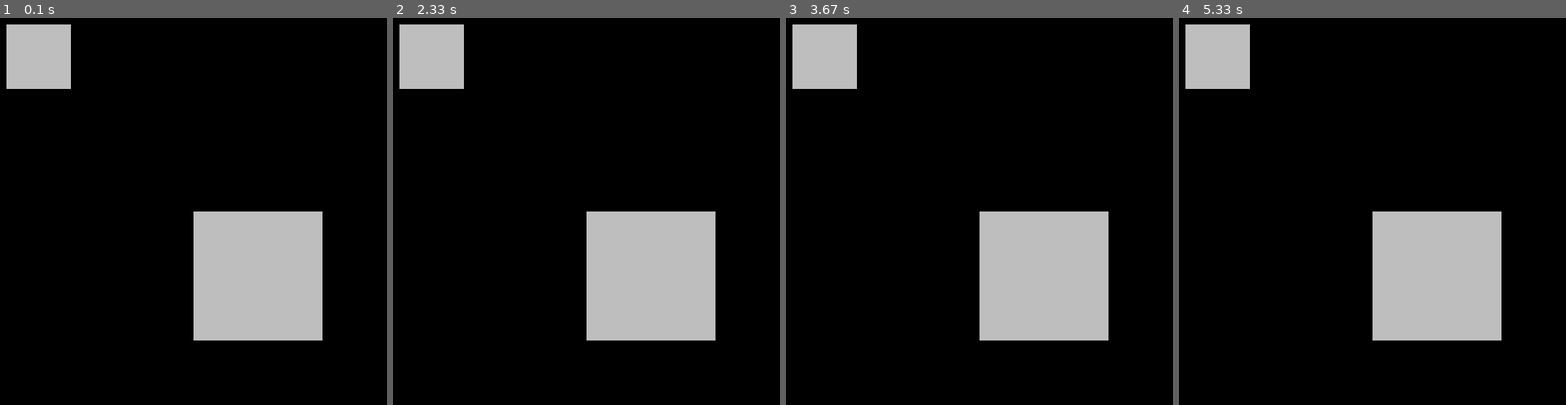
Above: before the commit, frames 1-4 (left to right).
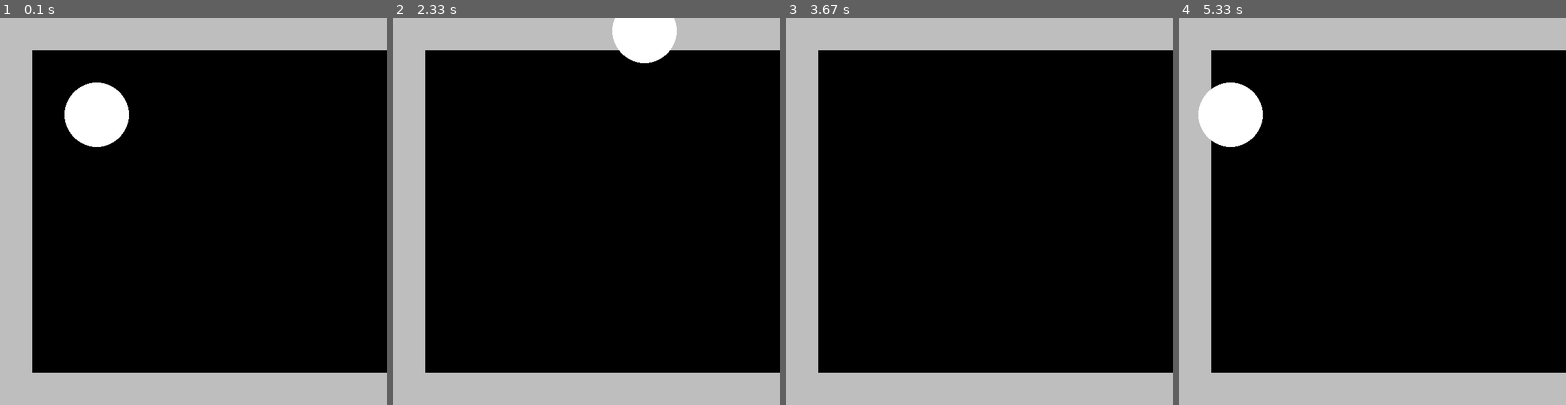
Above: after the commit, the same moments.

Repository: Lord-McSweeney/pygame_based_ngon
Game: pygame game, started from game.py
The game is run twice, just before and just after one commit, with the same random seed, the same clock (stepped at 60 frames per second) and the same inputs.
Inputs:
- Up to frame 1 (0.1 s): no input
- Up to frame 2 (2.33 s): hold Right 0.33-0.8 s; hold Up 0.83-1.13 s; hold Right 1.17-1.63 s; hold Left 1.67-2.2 s; hold Down from 2.23 s (still down)
- Up to frame 3 (3.67 s): release Down at 2.53 s; hold Left 2.57-2.97 s; hold Up 3-3.37 s
- Up to frame 4 (5.33 s): hold Down 4.07-4.43 s; hold Left 4.47-4.93 s; hold Right from 4.97 s (still down)

The runs differ from the first frame. In frame 1, 36% of the frame differs, in the area x 0-100%, y 0-100%; in frame 2, 34%; in frame 3, 34%; in frame 4, 36%.

Commit message:
game render fix

Diff:
--- a/game.py
+++ b/game.py
@@ -1,22 +1,81 @@
 from engine import *
-import pygame as pg, random as rd, math as mt
+import pygame, random, math, sys
+
+starting= [
+  (
+    (0, 0),
+    (600, 50),
+    1
+  ),
+  (
+    (0, 0),
+    (50, 600),
+    1
+  ),
+  (
+    (0, 550),
+    (600, 600),
+    1
+  )
+]
 
 class Map(CollisionObject):
   def __init__(self, x, y, x2, y2, color="gray", shape="rectangle"):
-    super().__init__(x, y, x2, x2)
+    super().__init__(x, y, x2, y2)
     self.color = color
     self.shape = shape
+    self.width = self.x2 - self.x
+    self.height = self.y2 - self.y
+    if self.width < 0:
+        self.width = self.x - self.x2
+    if self.height < 0:
+        self.height = self.y - self.y2
 
   def draw(self, screen):
     if self.shape == "rectangle":
-      pygame.draw.rect(screen, self.color, pygame.Rect(self.x, self.y, self.x2, self.y2))
+      pygame.draw.rect(screen, self.color, pygame.Rect(self.x, self.y, self.width, self.height))
     else:
       print("shape not supported")
 
-Map(10, 10, 100, 100)
-Map(300, 300, 200, 200)
+def makeMap(mapn = starting, difficulty = 1):
+  for mapItem in mapn:
+    if mapItem[2] == 1: #block
+        Map(mapItem[0][0], mapItem[0][1], mapItem[1][0], mapItem[1][1])
+
+class Player(CollisionObject):
+    def __init__(self, x, y, x2, y2):
+        super().__init__(x, y, x2, y2)
+
+    def draw(self, screen):
+        pygame.draw.circle(screen, "white", ((abs(self.x2-self.x))/2+self.x, (abs(self.y2-self.y))/2+self.y), (abs(self.x2-self.x))/2)
+
+    def controls(self):
+        keys = pygame.key.get_pressed()
+
+        if keys[pygame.K_LEFT]:
+            self.x -= 10
+            self.x2 -= 10
+        if keys[pygame.K_RIGHT]:
+            self.x += 10
+            self.x2 += 10
+        if keys[pygame.K_UP]:
+            self.y -= 10
+            self.y2 -= 10
+        if keys[pygame.K_DOWN]:
+            self.y += 10
+            self.y2 += 10
+
+
+makeMap()
+player = Player(100, 100, 200, 200)
+
 while True:
-  Screen.screen.fill("black")
-  DisplayObject.render()
-  pygame.display.update()
-  clock.tick(60)
+    for event in pygame.event.get():
+        if event.type == pygame.QUIT:
+            pygame.quit()
+            sys.exit()
+    Screen.screen.fill("black")
+    DisplayObject.render()
+    Player.controls(player)
+    pygame.display.update()
+    clock.tick(60)
